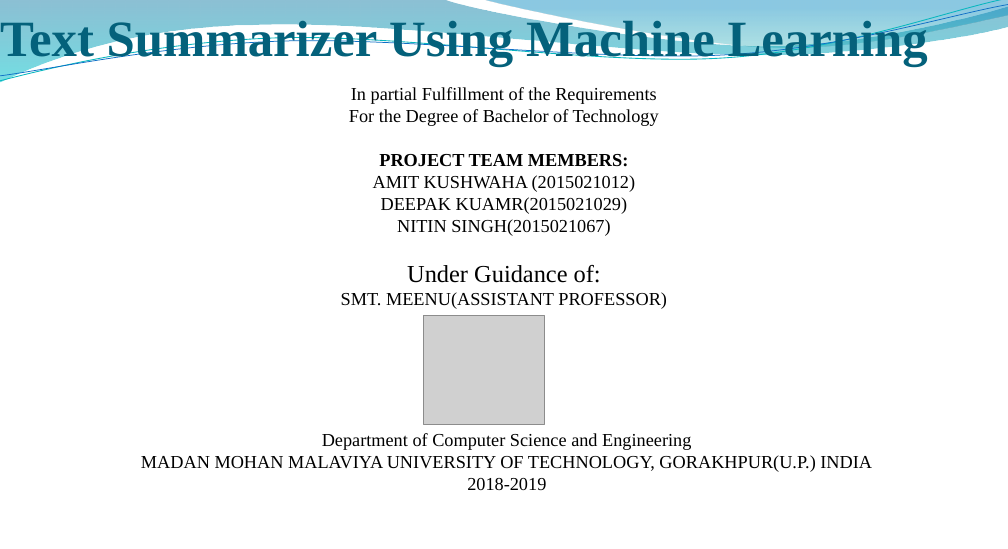
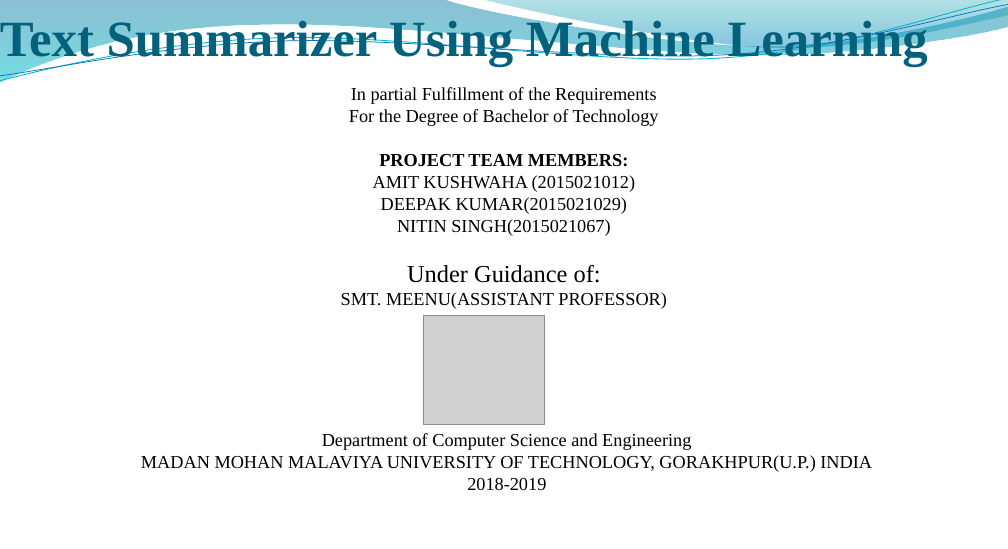
Before and after one commit to alphaGithub/text_summarizer, a slide deck: slide 1 of documents/Text_summarizer.pptx. Drawn at 1008x549 pixels with LibreOffice and Linux fonts; fonts in the diff are those of the drawing; grey boxes stand for pictures; background and template pictures are left out. Boxes give left, top, right and bottom in pixels: in the first picture for what was removed or moved away, otherwise in the second. Text is boxed around its words. In the diff, an @@ line names an element or a change of style, - is before the commit and + after.

```diff
--- a/documents/Text_summarizer.pptx
+++ b/documents/Text_summarizer.pptx
@@ freeform shape at (0, 0, 1008, 83): outline redrawn @@
@@ text at (381, 197, 628, 214): text changed @@
-DEEPAK KUAMR(2015021029)
+DEEPAK KUMAR(2015021029)
```
Also in this commit, not shown: 14 other slides changed, 2 slides added, 2 slides removed, 2 other files.
